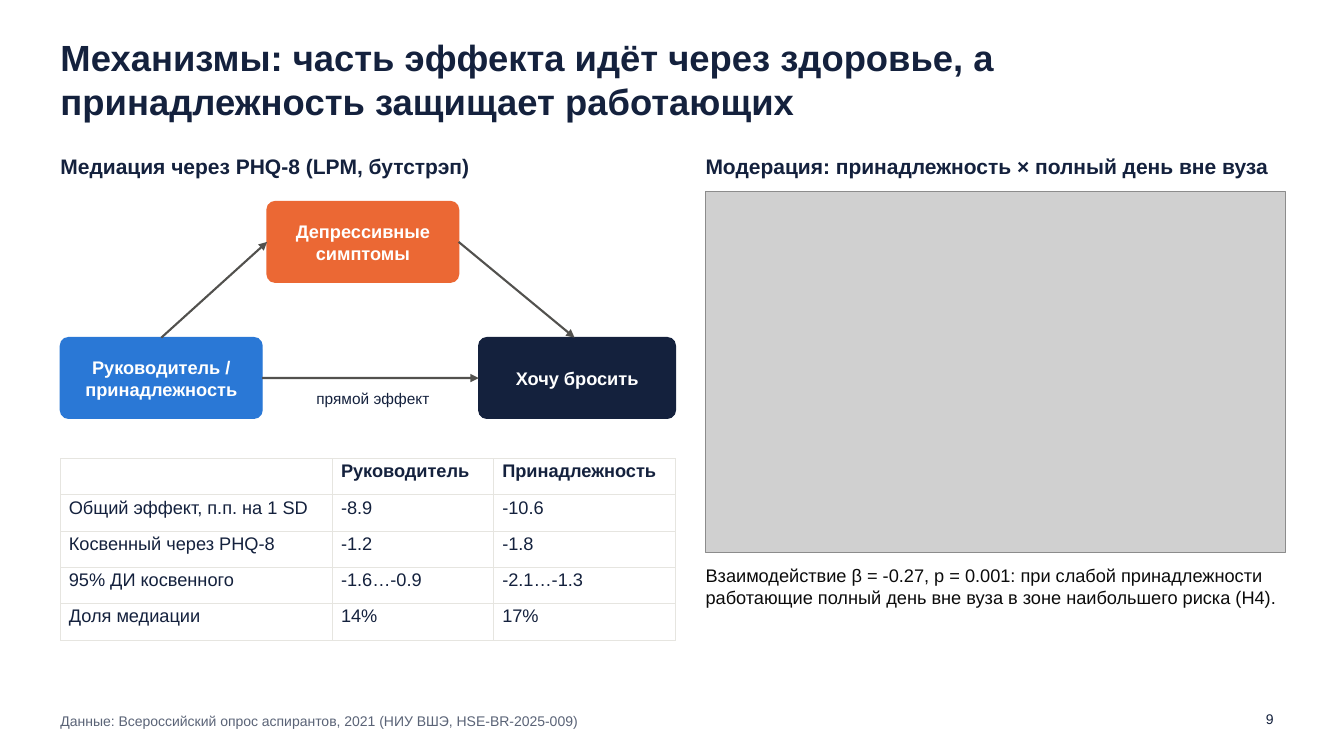
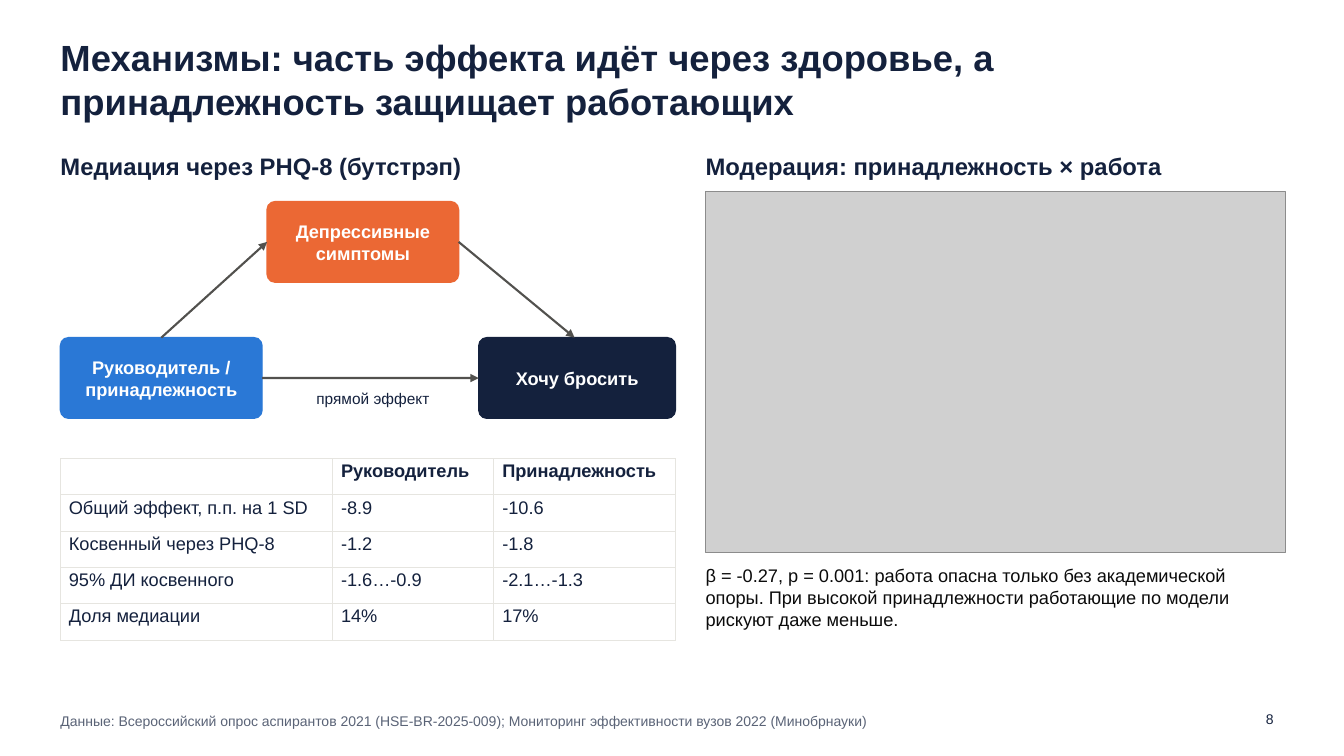
Before and after one commit to EgorChulanov/khakatonIVO, a slide deck: slide 8 of output/IVO2026_aspiranty_dropout.pptx (slide 9 before the commit). Drawn at 1344x756 pixels with LibreOffice and Linux fonts; fonts in the diff are those of the drawing; grey boxes stand for pictures. Boxes give left, top, right and bottom in pixels: in the first picture for what was removed or moved away, otherwise in the second. Text is boxed around its words. In the diff, an @@ line names an element or a change of style, - is before the commit and + after.

```diff
--- a/output/IVO2026_aspiranty_dropout.pptx
+++ b/output/IVO2026_aspiranty_dropout.pptx
@@ text at (60,157,461,180): text changed; size 15 to 17 pt @@
-Медиация через PHQ-8 (LPM, бутстрэп)
+Медиация через PHQ-8 (бутстрэп)
@@ text at (706,157,1161,180): text changed; size 15 to 17 pt @@
-Модерация: принадлежность × полный день вне вуза
+Модерация: принадлежность × работа
@@ text at (706,568,1229,630): text changed @@
-Взаимодействие β = -0.27, p = 0.001: при слабой принадлежности работающие полный день вне вуза в зоне наибольшего риска (H4).
+β = -0.27, p = 0.001: работа опасна только без академической опоры. При высокой принадлежности работающие по модели рискуют даже меньше.
@@ text at (60,715,867,729): text changed @@
-Данные: Всероссийский опрос аспирантов, 2021 (НИУ ВШЭ, HSE-BR-2025-009)
+Данные: Всероссийский опрос аспирантов 2021 (HSE-BR-2025-009); Мониторинг эффективности вузов 2022 (Минобрнауки)
```
Also in this commit, not shown: 5 other slides changed, 4 slides added, 4 slides removed, 9 other files.
